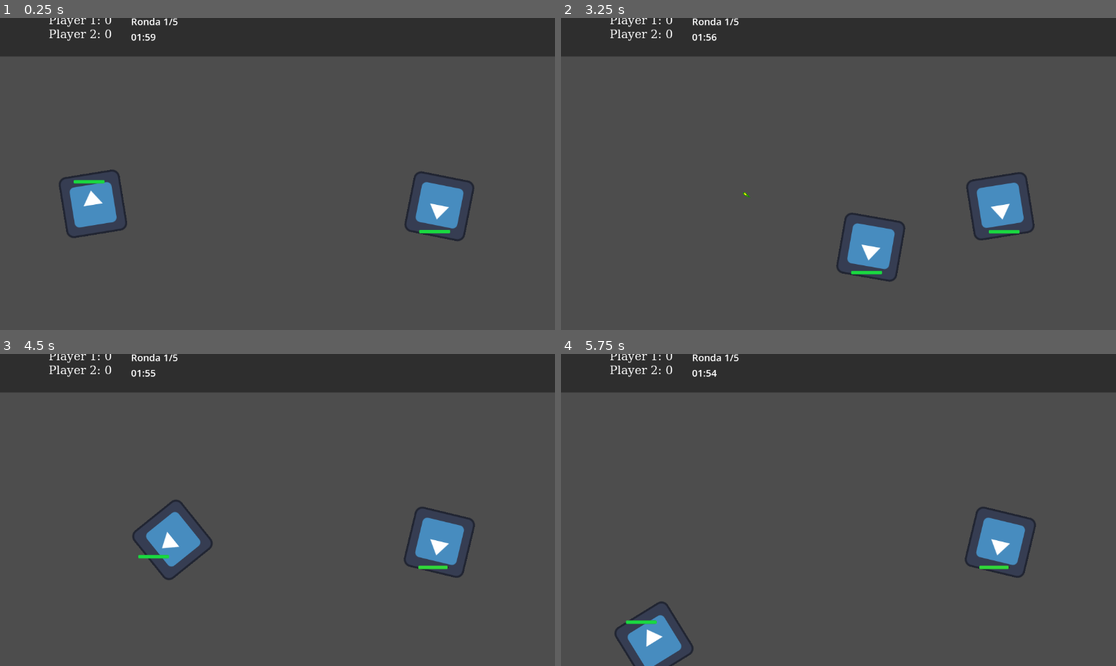
Above: before the commit, frames 1-4 (two rows, left to right).
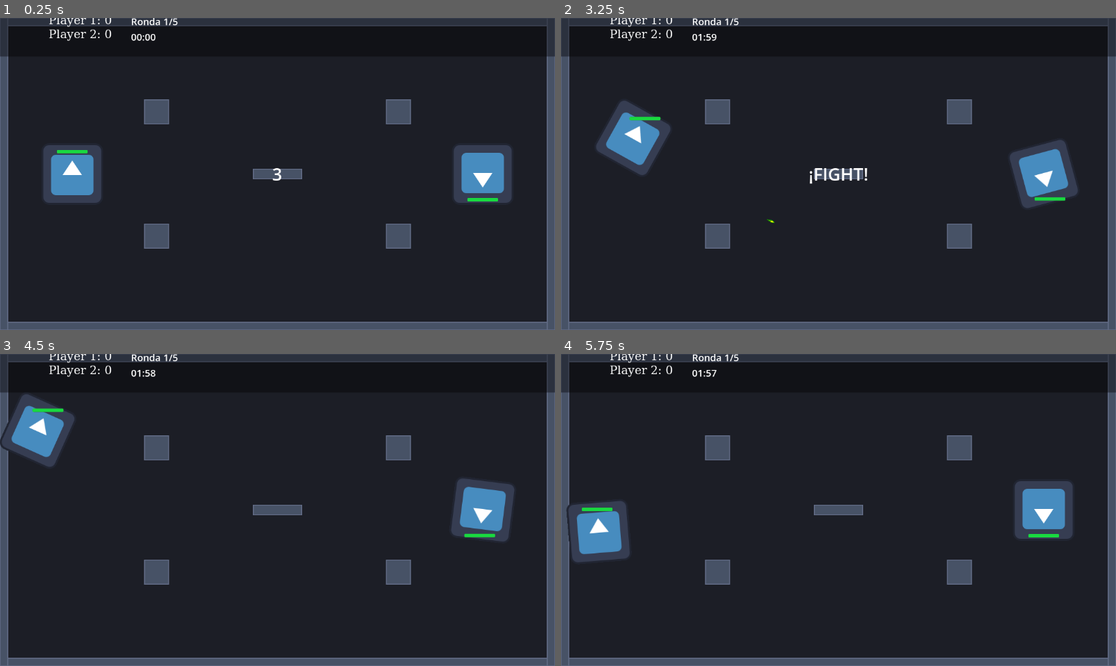
Above: after the commit, the same moments.

Repository: Mikelodiuum/PVPROLLalex
Game: Godot game, scene res://scenes/main/main.tscn
Two runs of this game, one before a commit and one after it. Both use one fixed random seed, a clock stepped at 60 frames per second and the inputs below. The engine's default icon, where the game draws it, is replaced by a stand-in: a white triangle on a blue panel in a dark square.
Inputs (mouse positions are in pixels of both pictures, inside the frame that each line leads up to):
- Up to frame 1 (0.25 s): no input
- Up to frame 2 (3.25 s): tap Enter (ui_accept) at 0.5, 0.77, 1.52, 3.02 s; move the mouse to (960, 158) at 0.52 s; hold D (ui_right) 0.53-1.28 s; move the mouse to (727, 189) at 1.27 s; hold S (ui_down) 1.28-2.03 s; move the mouse to (894, 105) at 2.02 s; hold D (ui_right) 2.03-2.78 s; move the mouse to (810, 236) at 2.77 s; hold W (ui_up) from 2.78 s (still down)
- Up to frame 3 (4.5 s): move the mouse to (444, 556) at 3.52 s; release W (ui_up) at 3.53 s; hold A (ui_left) from 3.53 s (still down); tap Enter (ui_accept) at 3.77 s; move the mouse to (111, 463) at 4.27 s
- Up to frame 4 (5.75 s): tap Enter (ui_accept) at 4.52 s; move the mouse to (866, 510) at 5.02 s; release A (ui_left) at 5.03 s; hold S (ui_down) from 5.03 s (still down)

The runs differ from the first frame. In frame 1, 96% of the frame differs, in the area x 0-100%, y 0-100%; in frame 2, 96%; in frame 3, 96%; in frame 4, 96%.

Commit message:
Cambios mayores
mapa
coundown

Diff:
--- a/player.gd
+++ b/player.gd
@@ -1,25 +1,33 @@
 extends CharacterBody2D
+
+## Script principal del jugador. Sirve para P1 y P2 configurando los inputs via inspector.
+## Soporta: movimiento, disparo con cooldown, vida, barra de vida, flash de daño, freeze (countdown).
 
 @export var bullet_scene: PackedScene
 @export var speed := 300.0
 
+# Inputs configurables (permite reusar el mismo script para ambos jugadores)
 @export var up_input := "ui_up"
 @export var down_input := "ui_down"
 @export var left_input := "ui_left"
 @export var right_input := "ui_right"
 @export var shoot_input := "ui_accept"
+
+# Combate
 @export var bullet_modifier: BulletModifier = null
 @export var max_health := 100
 var current_health: int
 var can_shoot: bool = true
+
+# Estado
+var frozen := false   # True durante countdown — bloquea movimiento, rotación y disparo
 
 # Referencias a la barra de vida
 @onready var health_bar = $HealthBarPivot/HealthBar
 @onready var health_bar_pivot = $HealthBarPivot
 
 func _ready():
-	# No hardcodeamos el nombre: se hereda del nombre del nodo en main.tscn
-	# ("Player1" o "Player2" según la instancia)
+	# El nombre se hereda del nodo en main.tscn (Player1, Player2...)
 	add_to_group("players")
 	current_health = max_health
 	# Inicializar barra de vida
@@ -28,31 +36,35 @@
 		health_bar.value = current_health
 
 func _physics_process(delta):
-	var direction = Vector2.ZERO
+	# Si está congelado (countdown), no procesar input
+	if not frozen:
+		# === MOVIMIENTO ===
+		var direction = Vector2.ZERO
+		if Input.is_action_pressed(right_input):
+			direction.x += 1
+		if Input.is_action_pressed(left_input):
+			direction.x -= 1
+		if Input.is_action_pressed(down_input):
+			direction.y += 1
+		if Input.is_action_pressed(up_input):
+			direction.y -= 1
 
-	if Input.is_action_pressed(right_input):
-		direction.x += 1
-	if Input.is_action_pressed(left_input):
-		direction.x -= 1
-	if Input.is_action_pressed(down_input):
-		direction.y += 1
-	if Input.is_action_pressed(up_input):
-		direction.y -= 1
+		direction = direction.normalized()
+		velocity = direction * speed
+		move_and_slide()
 
-	direction = direction.normalized()
-	velocity = direction * speed
-	move_and_slide()
+		# === APUNTADO ===
+		var mouse_position = get_global_mouse_position()
+		var direction_to_mouse = mouse_position - global_position
+		rotation = direction_to_mouse.angle()
 
-	var mouse_position = get_global_mouse_position()
-	var direction_to_mouse = mouse_position - global_position
-	rotation = direction_to_mouse.angle()
+		# === DISPARO ===
+		if Input.is_action_just_pressed(shoot_input):
+			shoot()
 
-	# Contrarrotar la barra de vida para que siempre esté horizontal
+	# La barra de vida siempre se mantiene horizontal (incluso congelado)
 	if health_bar_pivot:
 		health_bar_pivot.rotation = -rotation
-
-	if Input.is_action_just_pressed(shoot_input):
-		shoot()
 
 func shoot():
 	if not can_shoot:
@@ -71,7 +83,7 @@
 		bullet.modifier = bullet_modifier
 	get_parent().add_child(bullet)
 
-	# Obtener cooldown del modificador (si no hay, usar 0.5 por defecto)
+	# Cooldown del modificador (default 0.5s)
 	var cd = bullet_modifier.cooldown if bullet_modifier else 0.5
 	await get_tree().create_timer(cd).timeout
 	can_shoot = true
--- a/scenes/combat/weapons/basic/bullet.gd
+++ b/scenes/combat/weapons/basic/bullet.gd
@@ -1,4 +1,7 @@
 extends Area2D
+
+## Proyectil base. Se mueve en línea recta, aplica daño, soporta penetración.
+## Se destruye al golpear paredes o al agotar pierce/lifetime.
 
 var direction := Vector2.ZERO
 var shooter: Node = null
@@ -11,7 +14,6 @@
 
 func _ready():
 	if modifier:
-		print("Aplicando modifier: velocidad=", modifier.speed, " daño=", modifier.damage)
 		damage = modifier.damage
 		pierce = modifier.pierce
 
@@ -25,7 +27,6 @@
 		await get_tree().create_timer(modifier.lifetime).timeout
 		queue_free()
 	else:
-		print("Sin modifier, velocidad por defecto 650")
 		await get_tree().create_timer(3.0).timeout
 		queue_free()
 
@@ -36,6 +37,11 @@
 	# Detectar colisiones
 	var overlapping = get_overlapping_bodies()
 	for body in overlapping:
+		# Destruir al golpear una pared (sin importar pierce)
+		if body.is_in_group("walls"):
+			queue_free()
+			return
+		# Aplicar daño a jugadores/entidades
 		if body != shooter and body.has_method("take_damage") and not hit_targets.has(body):
 			hit_targets.append(body)
 			body.take_damage(damage)
--- a/scenes/combat/weapons/basic/bullet.tscn
+++ b/scenes/combat/weapons/basic/bullet.tscn
@@ -9,6 +9,7 @@
 
 [node name="Bullet" type="Area2D" unique_id=685839355]
 collision_layer = 2
+collision_mask = 5
 script = ExtResource("1_83itf")
 
 [node name="CollisionShape2D" type="CollisionShape2D" parent="." unique_id=2138399674]
--- a/scenes/main/main.tscn
+++ b/scenes/main/main.tscn
@@ -4,16 +4,19 @@
 [ext_resource type="PackedScene" uid="uid://dfijv6r12dm46" path="res://scenes/ui/Ui.tscn" id="2_iuonh"]
 [ext_resource type="Resource" uid="uid://lk0g1pfuucbf" path="res://scenes/combat/modifiers/bullet_fast.tres" id="2_l3cfh"]
 [ext_resource type="Resource" uid="uid://bftqyiqy56ida" path="res://scenes/combat/modifiers/bullet_heavy.tres" id="3_6q06x"]
+[ext_resource type="PackedScene" path="res://scenes/maps/arena_simple.tscn" id="5_arena"]
 
 [node name="Main" type="Node2D" unique_id=1029885388]
 
+[node name="Arena" parent="." instance=ExtResource("5_arena")]
+
 [node name="Player1" parent="." unique_id=1112156649 instance=ExtResource("1_hyk8p")]
-position = Vector2(193, 386)
+position = Vector2(150, 324)
 bullet_modifier = ExtResource("2_l3cfh")
 max_health = 200
 
 [node name="Player2" parent="." unique_id=1988268218 instance=ExtResource("1_hyk8p")]
-position = Vector2(912, 391)
+position = Vector2(1002, 324)
 up_input = "ui_up_p2"
 down_input = "ui_down_p2"
 left_input = "ui_left_p2"
--- a/scenes/main/manager/game_manager.gd
+++ b/scenes/main/manager/game_manager.gd
@@ -1,7 +1,12 @@
 extends Node
+
+## GameManager (Autoload) — Controla el flujo del juego:
+## rondas, puntuaciones, countdown, spawn points y transiciones.
 
 signal round_ended(winner_name: String)
 signal game_ended(final_winner: String)
+signal countdown_tick(number: int)
+
 @export var round_time := 120.0
 var current_time := 0.0
 var players := []
@@ -30,6 +35,26 @@
 
 	players = get_tree().get_nodes_in_group("players")
 	print("Players detectados: ", players.size())
+
+	# Posicionar jugadores en los spawn points de la arena
+	var arena = get_tree().get_first_node_in_group("arena")
+	if arena:
+		for i in range(players.size()):
+			players[i].global_position = arena.get_player_spawn(i)
+
+	# Congelar jugadores durante el countdown
+	for p in players:
+		p.frozen = true
+
+	# === COUNTDOWN 3-2-1-GO! ===
+	for i in range(3, 0, -1):
+		emit_signal("countdown_tick", i)
+		await get_tree().create_timer(1.0).timeout
+	emit_signal("countdown_tick", 0)  # 0 = ¡FIGHT!
+
+	# Descongelar jugadores e iniciar ronda
+	for p in players:
+		p.frozen = false
 
 	for p in players:
 		if not scores.has(p.name):
--- /dev/null
+++ b/scenes/maps/arena_simple.gd
@@ -0,0 +1,26 @@
+extends BaseArena
+
+## Arena simple: primer mapa jugable.
+## Paredes perimetrales + pilares simétricos + obstáculo central.
+## Layout diseñado para 1152x648.
+
+const WALL_THICKNESS := 16.0
+const PILLAR_SIZE := 50.0
+
+func _setup_arena():
+	_arena_size = Vector2(1152, 648)
+
+	# === PAREDES PERIMETRALES ===
+	add_wall(Rect2(0, 0, _arena_size.x, WALL_THICKNESS))                                    # Arriba
+	add_wall(Rect2(0, _arena_size.y - WALL_THICKNESS, _arena_size.x, WALL_THICKNESS))        # Abajo
+	add_wall(Rect2(0, 0, WALL_THICKNESS, _arena_size.y))                                     # Izquierda
+	add_wall(Rect2(_arena_size.x - WALL_THICKNESS, 0, WALL_THICKNESS, _arena_size.y))        # Derecha
+
+	# === PILARES SIMÉTRICOS (4 esquinas interiores) ===
+	add_wall(Rect2(300, 170, PILLAR_SIZE, PILLAR_SIZE))     # Superior izquierdo
+	add_wall(Rect2(802, 170, PILLAR_SIZE, PILLAR_SIZE))     # Superior derecho
+	add_wall(Rect2(300, 428, PILLAR_SIZE, PILLAR_SIZE))     # Inferior izquierdo
+	add_wall(Rect2(802, 428, PILLAR_SIZE, PILLAR_SIZE))     # Inferior derecho
+
+	# === COBERTURA CENTRAL (barra horizontal) ===
+	add_wall(Rect2(526, 314, 100, 20))
--- /dev/null
+++ b/scenes/maps/arena_simple.tscn
@@ -0,0 +1,27 @@
+[gd_scene format=3]
+
+[ext_resource type="Script" path="res://scenes/maps/arena_simple.gd" id="1_arena"]
+
+[node name="ArenaSimple" type="Node2D"]
+script = ExtResource("1_arena")
+
+[node name="SpawnP1" type="Marker2D" parent="."]
+position = Vector2(150, 324)
+
+[node name="SpawnP2" type="Marker2D" parent="."]
+position = Vector2(1002, 324)
+
+[node name="PickupSpawn1" type="Marker2D" parent="."]
+position = Vector2(380, 200)
+
+[node name="PickupSpawn2" type="Marker2D" parent="."]
+position = Vector2(772, 448)
+
+[node name="PickupSpawn3" type="Marker2D" parent="."]
+position = Vector2(576, 324)
+
+[node name="PickupSpawn4" type="Marker2D" parent="."]
+position = Vector2(380, 448)
+
+[node name="PickupSpawn5" type="Marker2D" parent="."]
+position = Vector2(772, 200)
--- /dev/null
+++ b/scenes/maps/base_arena.gd
@@ -0,0 +1,89 @@
+extends Node2D
+class_name BaseArena
+
+## Clase base para todas las arenas del juego.
+## Define la interfaz para crear paredes, gestionar spawn points y dibujar placeholders.
+## Para crear un mapa nuevo:
+##   1. Crear un .gd que extienda BaseArena
+##   2. Override _setup_arena() para definir paredes con add_wall()
+##   3. Crear un .tscn con Marker2D para spawn points (SpawnP1, SpawnP2, PickupSpawn...)
+
+# === COLORES PLACEHOLDER (fáciles de cambiar cuando haya sprites) ===
+@export var background_color := Color(0.11, 0.12, 0.15)
+@export var wall_color := Color(0.28, 0.32, 0.40)
+@export var wall_border_color := Color(0.38, 0.42, 0.52)
+
+# === DATOS INTERNOS ===
+var _wall_rects: Array = []    # Array de Rect2 para dibujar
+var _arena_size := Vector2(1152, 648)
+
+# Spawn points (recogidos automáticamente de los Marker2D hijos)
+var player_spawn_points: Array = []
+var pickup_spawn_points: Array = []
+
+func _ready():
+	add_to_group("arena")
+	_setup_arena()
+	_collect_spawn_points()
+	queue_redraw()
+
+# Override en subclases para definir el layout del mapa
+func _setup_arena():
+	pass
+
+func _collect_spawn_points():
+	for child in get_children():
+		if child is Marker2D:
+			if child.name.begins_with("SpawnP"):
+				player_spawn_points.append(child.global_position)
+			elif child.name.begins_with("PickupSpawn"):
+				pickup_spawn_points.append(child.global_position)
+
+# === API PARA CREAR PAREDES ===
+
+func add_wall(rect: Rect2):
+	_wall_rects.append(rect)
+
+	var body = StaticBody2D.new()
+	# Posicionar en el centro del rectángulo
+	body.position = rect.position + rect.size / 2.0
+	# Layer 3 = bit 2 = valor 4 (paredes)
+	body.collision_layer = 4
+	body.collision_mask = 0
+	body.add_to_group("walls")
+
+	var shape = RectangleShape2D.new()
+	shape.size = rect.size
+	var col = CollisionShape2D.new()
+	col.shape = shape
+	body.add_child(col)
+	add_child(body)
+
+# === API PARA SPAWN POINTS ===
+
+func get_player_spawn(index: int) -> Vector2:
+	if index < player_spawn_points.size():
+		return player_spawn_points[index]
+	# Fallback: posiciones por defecto
+	return Vector2(200 + index * 600, _arena_size.y / 2.0)
+
+func get_random_pickup_spawn() -> Vector2:
+	if pickup_spawn_points.size() > 0:
+		return pickup_spawn_points.pick_random()
+	return _arena_size / 2.0
+
+func get_all_pickup_spawns() -> Array:
+	return pickup_spawn_points.duplicate()
+
+# === DIBUJADO PLACEHOLDER ===
+# TODO: Reemplazar con TileMap/Sprites cuando haya arte
+
+func _draw():
+	# Fondo
+	draw_rect(Rect2(Vector2.ZERO, _arena_size), background_color)
+
+	# Paredes con borde sutil
+	for rect in _wall_rects:
+		draw_rect(rect, wall_color)
+		# Borde superior/izquierdo más claro (efecto 3D simple)
+		draw_rect(rect, wall_border_color, false, 2.0)
--- a/scenes/player/player.tscn
+++ b/scenes/player/player.tscn
@@ -9,6 +9,8 @@
 radius = 63.0
 
 [node name="Player" type="CharacterBody2D" unique_id=1112156649]
+collision_layer = 1
+collision_mask = 5
 script = ExtResource("1_fsqob")
 bullet_scene = ExtResource("2_gmlin")
 
--- a/scenes/ui/ui.gd
+++ b/scenes/ui/ui.gd
@@ -1,4 +1,6 @@
 extends CanvasLayer
+
+## HUD del juego: puntuaciones, ronda, temporizador, mensajes centrales y countdown.
 
 # Referencias a los nodos de texto de la barra superior
 @onready var score_p1_label = $Panel/HBoxContainer/VBoxContainer/ScorePlayer1
@@ -6,7 +8,7 @@
 @onready var round_label = $Panel/HBoxContainer/VBoxContainer2/RoundLabel
 @onready var timer_label = $Panel/HBoxContainer/VBoxContainer2/TimerLabel
 
-# Referencia al nuevo Label central
+# Referencia al Label central
 @onready var message_label = $CenterContainer/MessageLabel
 
 # Referencia al GameManager
@@ -15,9 +17,10 @@
 func _ready():
 	game_manager = get_node("/root/GameManager")
 	if game_manager:
-		# Conectar las señales
+		# Conectar señales
 		game_manager.round_ended.connect(_on_round_ended)
 		game_manager.game_ended.connect(_on_game_ended)
+		game_manager.countdown_tick.connect(_on_countdown_tick)
 		# Actualización inicial
 		actualizar_puntuaciones()
 		actualizar_ronda()
@@ -52,7 +55,7 @@
 	return "%02d:%02d" % [minutos, segs]
 
 # ============================================
-# FUNCIONES PARA LOS MENSAJES CENTRALES
+# MENSAJES CENTRALES
 # ============================================
 
 func show_message(text: String, duration: float = 2.0):
@@ -69,3 +72,9 @@
 
 func _on_game_ended(final_winner: String):
 	show_message("¡" + final_winner + " es el CAMPEÓN!", 4.0)
+
+func _on_countdown_tick(number: int):
+	if number > 0:
+		show_message(str(number), 0.8)
+	else:
+		show_message("¡FIGHT!", 0.8)
Not shown, added: scenes/maps/arena_simple.gd.uid
Not shown, added: scenes/maps/base_arena.gd.uid
